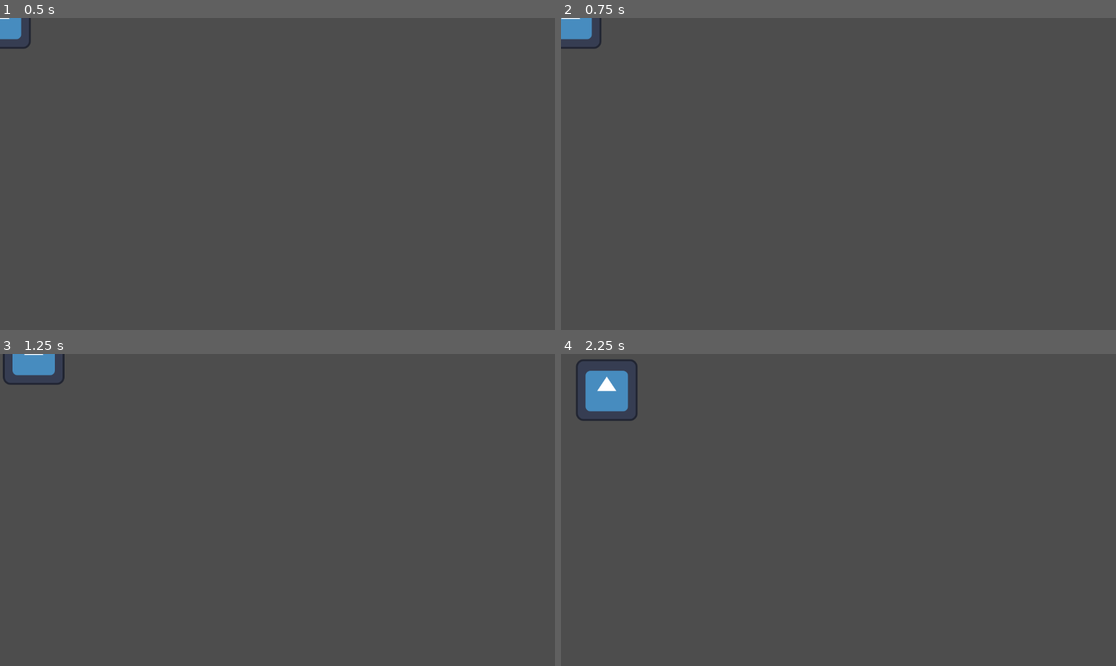
Above: before the commit, frames 1-4 (two rows, left to right).
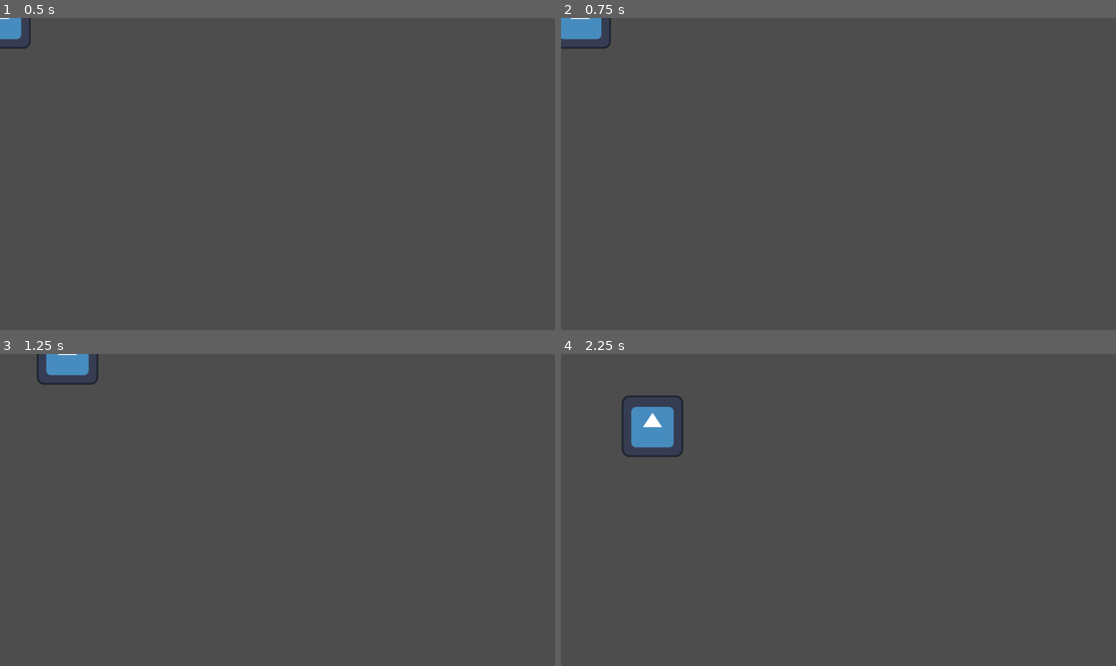
Above: after the commit, the same moments.

Repository: Laozey/Beginner-Game-Jam-2024
Game: Godot game, scene res://Player/player.tscn
Same seed, same stepped clock (60 frames per second), same inputs: the game is played once before the commit and once after it. The engine's default icon, where the game draws it, is replaced by a stand-in: a white triangle on a blue panel in a dark square.
Inputs:
- Up to frame 1 (0.5 s): no input
- Up to frame 2 (0.75 s): tap Enter at 0.5 s; hold D (right) from 0.53 s (still down)
- Up to frame 3 (1.25 s): keep holding D (right)
- Up to frame 4 (2.25 s): release D (right) at 1.28 s; hold S (down) 1.28-2.03 s; hold D (right) from 2.03 s (still down)

Frame 1 is identical in both runs. In frame 2, 0.2% of the frame differs, in the area x 0-10%, y 0-10%; in frame 3, 1.0%; in frame 4, 2.5%, in the area x 2-23%, y 1-33%.

Commit message:
Git is working
I've increased the speed to show this works (and a bit of speed will help the game but I'll test this more)

Diff:
--- a/Player/player.tscn
+++ b/Player/player.tscn
@@ -31,7 +31,7 @@
 
 [node name="Player" type="CharacterBody2D"]
 script = ExtResource("1_ioyg8")
-speed = 100.0
+speed = 200.0
 metadata/_edit_group_ = true
 
 [node name="CollisionShape2D" type="CollisionShape2D" parent="."]
